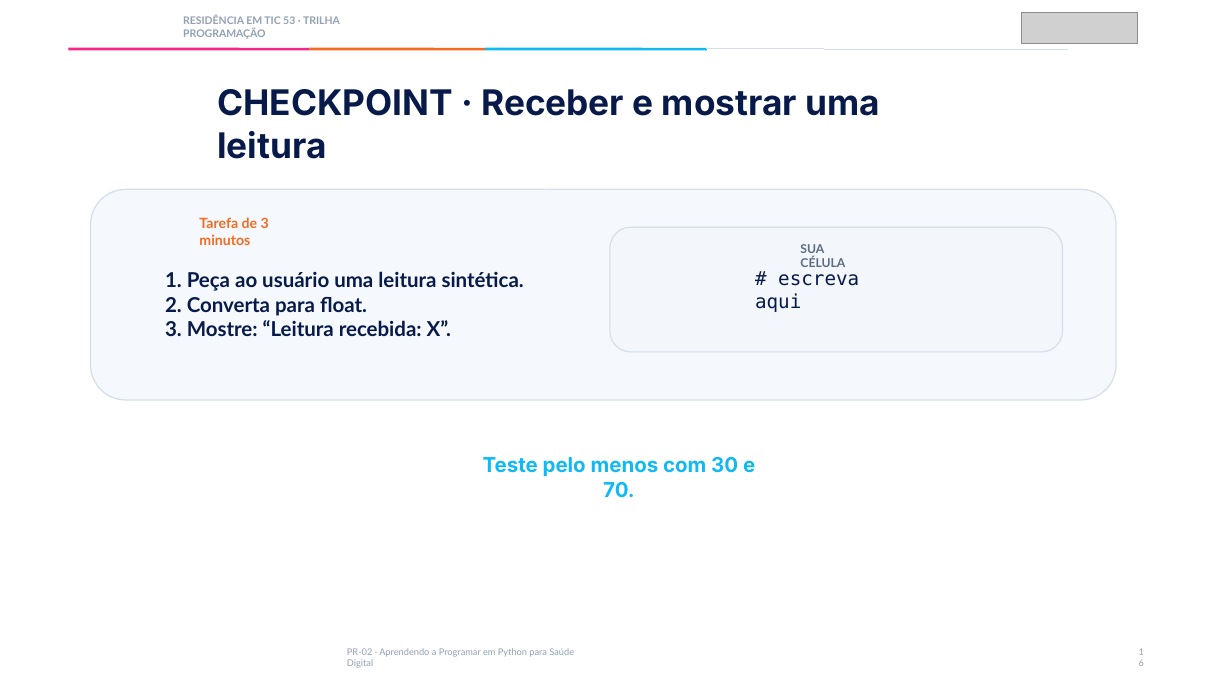
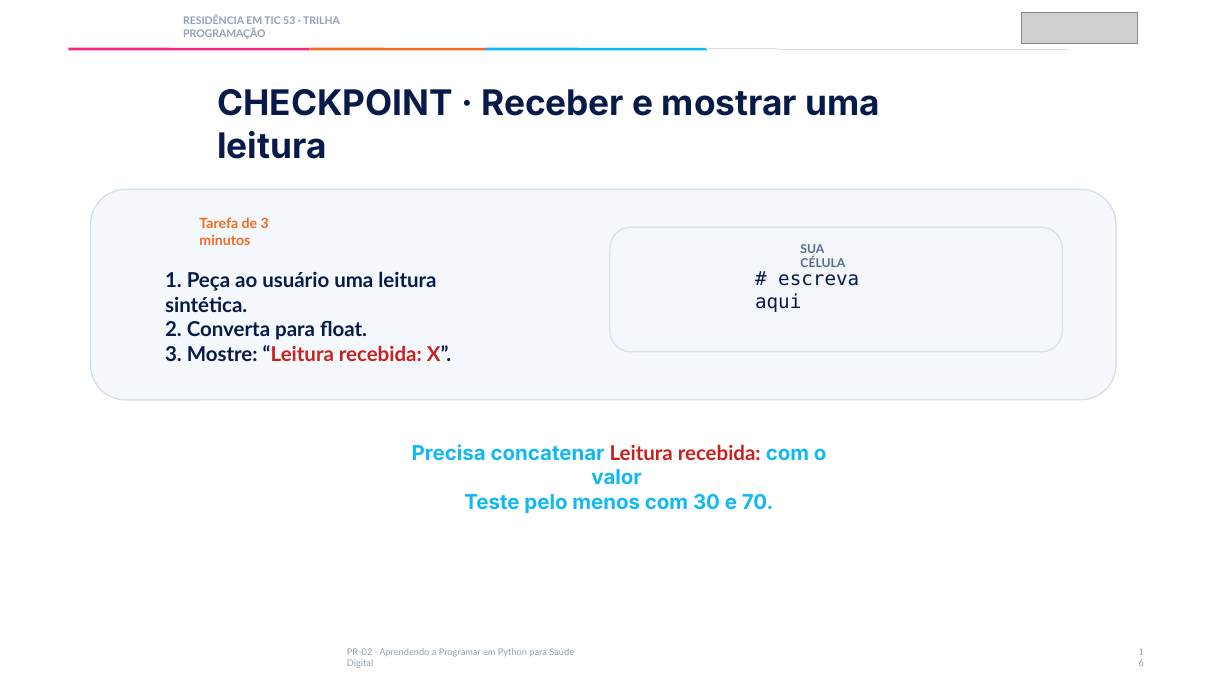
Before and after one commit to Ocean-TIC53/Ocean-TIC53_Trilha-Programacao, a slide deck: slide 18 of PR02_Aprendendo_Programar_Python_Saude_Digital/PR02_Aprendendo_Programar_Python_Saude_Digital_Slides.pptx (slide 17 before the commit). Drawn at 1232x693 pixels with LibreOffice and Linux fonts; fonts in the diff are those of the drawing; grey boxes stand for pictures. Boxes give left, top, right and bottom in pixels: in the first picture for what was removed or moved away, otherwise in the second. Text is boxed around its words. In the diff, an @@ line names an element or a change of style, - is before the commit and + after.

```diff
--- a/PR02_Aprendendo_Programar_Python_Saude_Digital/PR02_Aprendendo_Programar_Python_Saude_Digital_Slides.pptx
+++ b/PR02_Aprendendo_Programar_Python_Saude_Digital/PR02_Aprendendo_Programar_Python_Saude_Digital_Slides.pptx
@@ text at (165, 345, 451, 361): text colour #071A4A to #C9211E in "“Leitura recebida: X”." @@
@@ text at (412, 444, 827, 514): text changed @@
-Teste pelo menos com 30 e 70.
+Precisa concatenar Leitura recebida: com o valor
+Teste pelo menos com 30 e 70.
```
Also in this commit, not shown: 2 other slides changed, 4 slides added, 4 other files.
